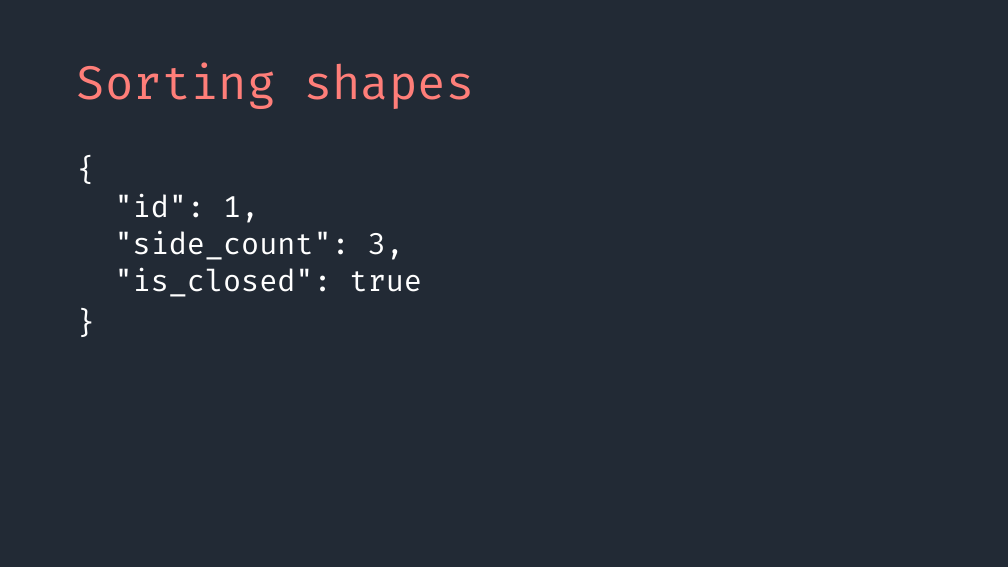
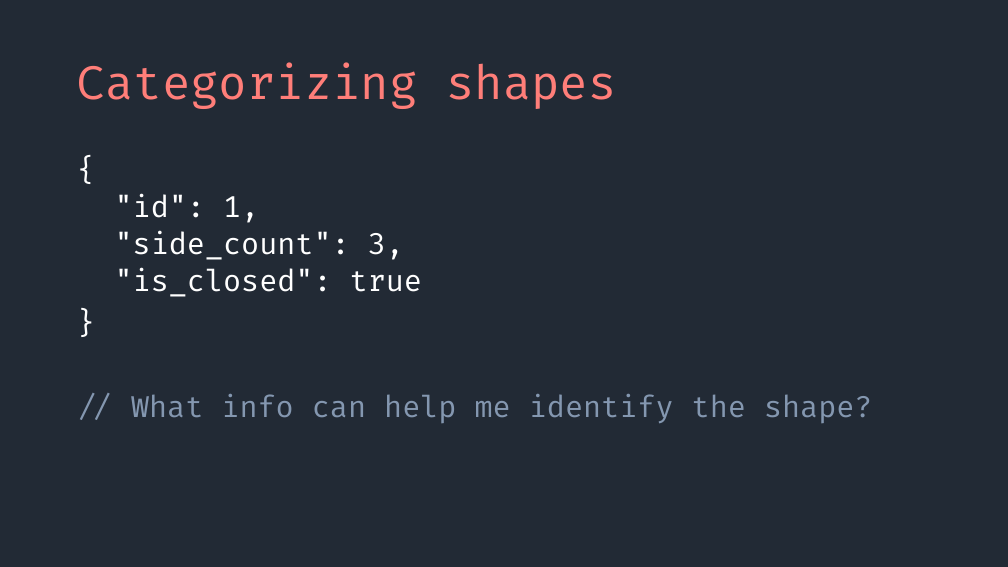
Before and after one commit to SeanMcP/college-career-day, a slide deck: slide 15 of presentation.pptx (slide 10 before the commit). Drawn at 1008x567 pixels with LibreOffice and Linux fonts; fonts in the diff are those of the drawing. Boxes give left, top, right and bottom in pixels: in the first picture for what was removed or moved away, otherwise in the second. Text is boxed around its words. In the diff, an @@ line names an element or a change of style, - is before the commit and + after.

```diff
--- a/presentation.pptx
+++ b/presentation.pptx
@@ title at [77, 62, 616, 109]: text changed @@
-Sorting shapes
+Categorizing shapes
@@ text at [131, 394, 873, 423]: paragraph added @@
+// What info can help me identify the shape?
```
Also in this commit, not shown: 8 other slides changed, 17 slides added.
